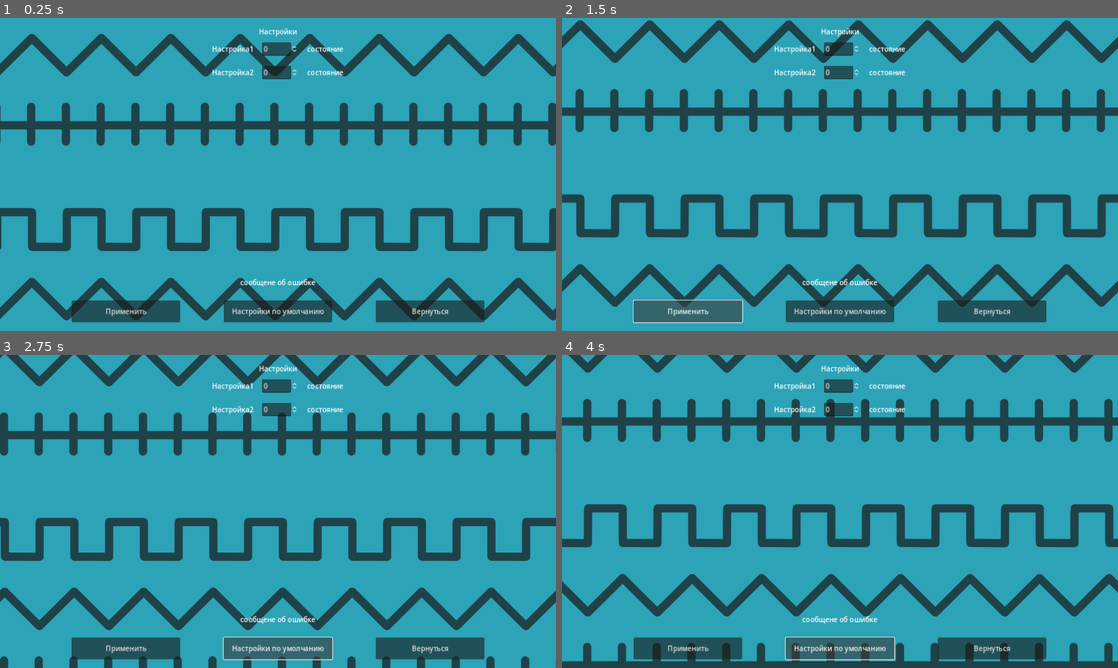
Above: before the commit, frames 1-4 (two rows, left to right).
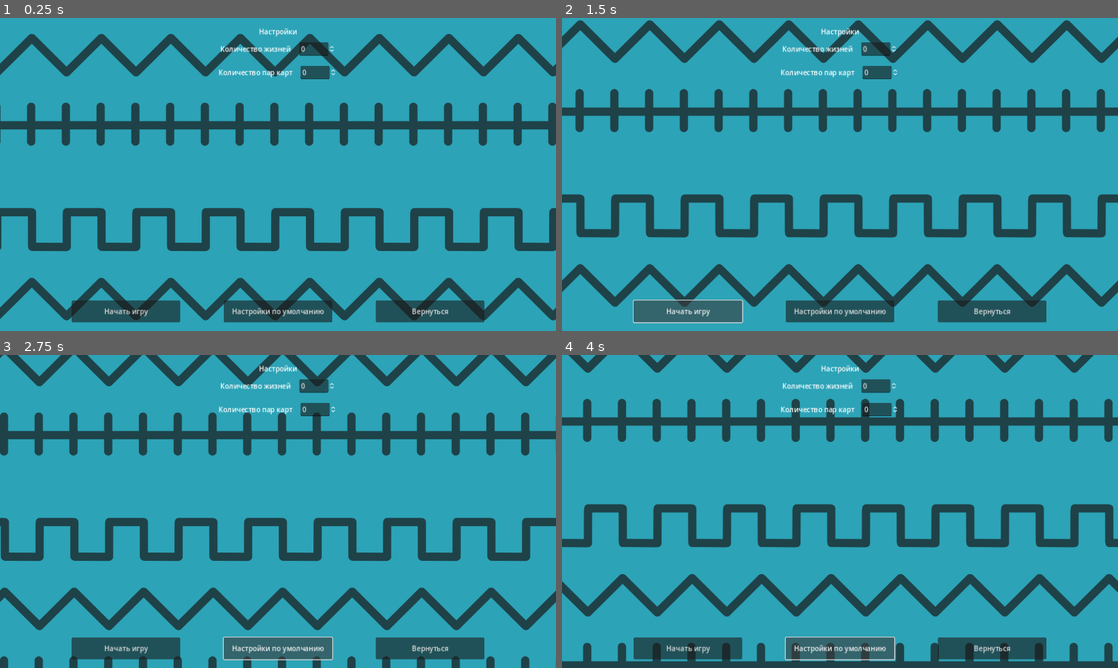
Above: after the commit, the same moments.

Repository: Salenhard/Interactive-graphic-systems
Game: Godot game, scene res://Scenes/game_settings.tscn
Same seed, same stepped clock (60 frames per second), same inputs: the game is played once before the commit and once after it. This scene is started directly instead of the project's main scene.
Inputs:
- Up to frame 1 (0.25 s): no input
- Up to frame 2 (1.5 s): click "Применить" (after the commit: "Начать игру") at 0.5 s; click "Применить" (after the commit: "Начать игру") at 1.25 s
- Up to frame 3 (2.75 s): click "Настройки по умолчанию" at 2 s
- Up to frame 4 (4 s): click "Вернуться" at 2.75 s; click "Настройки по умолчанию" at 3.5 s

The runs differ from the first frame. In frame 1, 1.4% of the frame differs, in the area x 18-62%, y 7-96%; in frame 2, 1.5%; in frame 3, 1.5%; in frame 4, 1.4%.

Commit message:
Added game settings scene (without logic)

Diff:
--- a/Lab-s/3/Godot/Scenes/game_settings.tscn
+++ b/Lab-s/3/Godot/Scenes/game_settings.tscn
@@ -42,16 +42,12 @@
 
 [node name="Label" type="Label" parent="Control/UI frame/Elements vbox/HBoxContainer"]
 layout_mode = 2
-text = "Настройка1"
+text = "Количество жизней"
 
 [node name="CheckButton" type="SpinBox" parent="Control/UI frame/Elements vbox/HBoxContainer"]
 layout_mode = 2
 size_flags_horizontal = 4
 size_flags_vertical = 4
-
-[node name="Label2" type="Label" parent="Control/UI frame/Elements vbox/HBoxContainer"]
-layout_mode = 2
-text = "состояние"
 
 [node name="HBoxContainer2" type="HBoxContainer" parent="Control/UI frame/Elements vbox"]
 custom_minimum_size = Vector2(0, 50)
@@ -62,28 +58,18 @@
 
 [node name="Label" type="Label" parent="Control/UI frame/Elements vbox/HBoxContainer2"]
 layout_mode = 2
-text = "Настройка2"
+text = "Количество пар карт"
 
 [node name="CheckButton2" type="SpinBox" parent="Control/UI frame/Elements vbox/HBoxContainer2"]
 layout_mode = 2
 size_flags_horizontal = 4
 size_flags_vertical = 4
 
-[node name="Label2" type="Label" parent="Control/UI frame/Elements vbox/HBoxContainer2"]
-layout_mode = 2
-text = "состояние"
-
 [node name="CompleteBox" type="VBoxContainer" parent="Control/UI frame/Elements vbox"]
 layout_mode = 2
 size_flags_horizontal = 4
 size_flags_vertical = 10
 theme_override_constants/separation = 30
-
-[node name="Problem" type="Label" parent="Control/UI frame/Elements vbox/CompleteBox"]
-layout_mode = 2
-size_flags_horizontal = 4
-size_flags_vertical = 10
-text = "сообщене об ошибке"
 
 [node name="ButtonBox" type="HBoxContainer" parent="Control/UI frame/Elements vbox/CompleteBox"]
 layout_mode = 2
@@ -96,7 +82,7 @@
 layout_mode = 2
 size_flags_horizontal = 4
 size_flags_vertical = 10
-text = "Применить"
+text = "Начать игру"
 
 [node name="Reset" type="Button" parent="Control/UI frame/Elements vbox/CompleteBox/ButtonBox"]
 custom_minimum_size = Vector2(250, 50)
